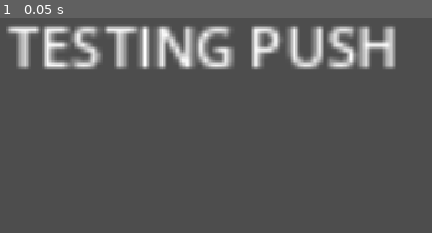
Above: before the commit, frame 1.
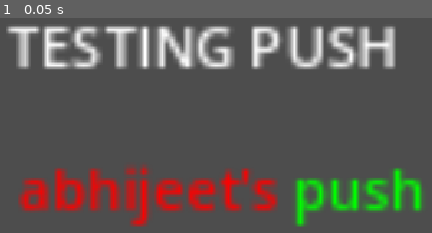
Above: after the commit, the same moment.

Repository: Tengdty/No-Rabbit-Knows-Calculus
Game: Godot game, scene res://nrkc.tscn
Same seed, same stepped clock (60 frames per second), same inputs: the game is played once before the commit and once after it.
Inputs:
- Up to frame 1 (0.05 s): no input

The runs differ from the first frame. In frame 1, 11% of the frame differs, in the area x 4-98%, y 67-98%.

Commit message:
Abhijeet's 1st commit
Changed scene name to "No Rabbit Knows Calculus"
Added richTextLabel saying "abhijeet's push"

Diff:
--- a/nrkc.tscn
+++ b/nrkc.tscn
@@ -7,3 +7,12 @@
 offset_bottom = 219.0
 scale = Vector2(5, 5)
 text = "TESTING PUSH"
+
+[node name="a rich text label" type="RichTextLabel" parent="." unique_id=988078620]
+layout_mode = 0
+offset_left = 3.1999965
+offset_top = 41.199997
+offset_right = 123.8
+offset_bottom = 77.6
+bbcode_enabled = true
+text = "[color=red]abhijeet's [color=green]push[/color]"
--- a/project.godot
+++ b/project.godot
@@ -10,7 +10,7 @@
 
 [application]
 
-config/name="nrkcbuild"
+config/name="No Rabbit Knows Calculus"
 run/main_scene="uid://diiyeraknkqn8"
 config/features=PackedStringArray("4.7", "GL Compatibility")
 config/icon="res://icon.svg"
